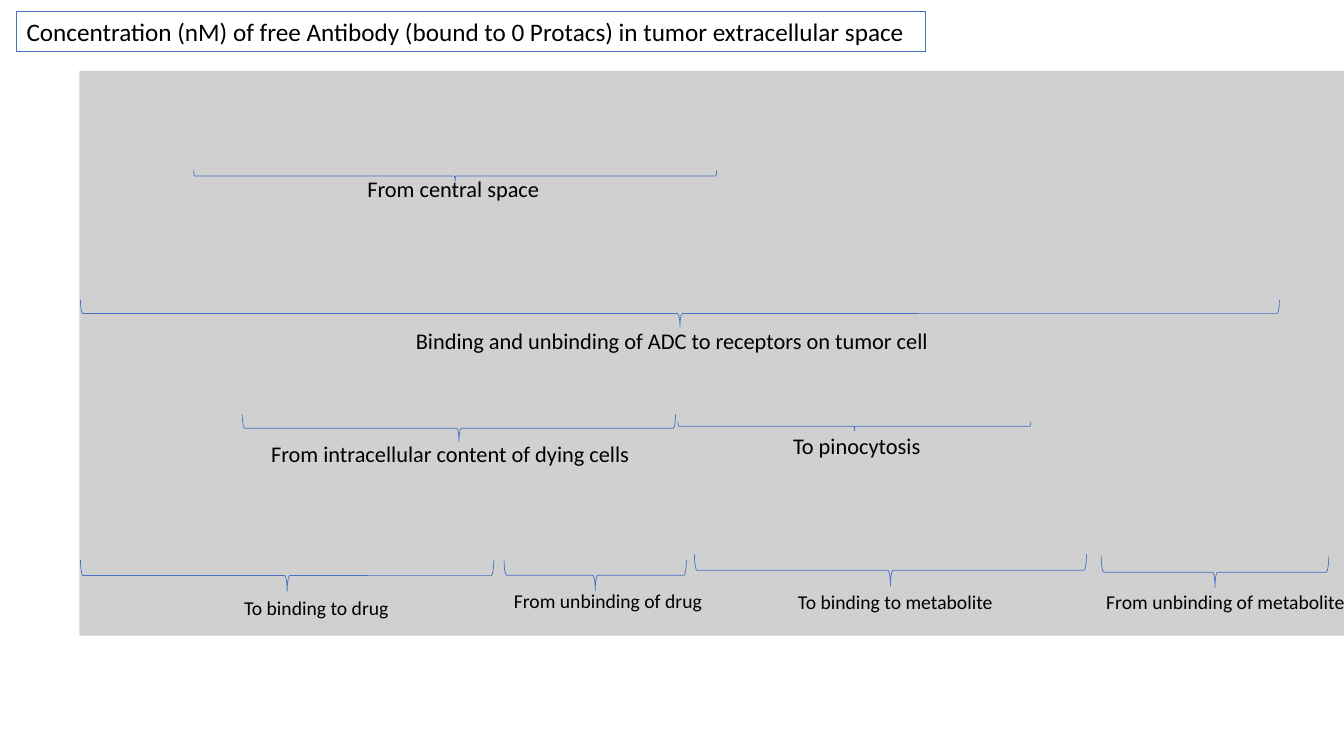
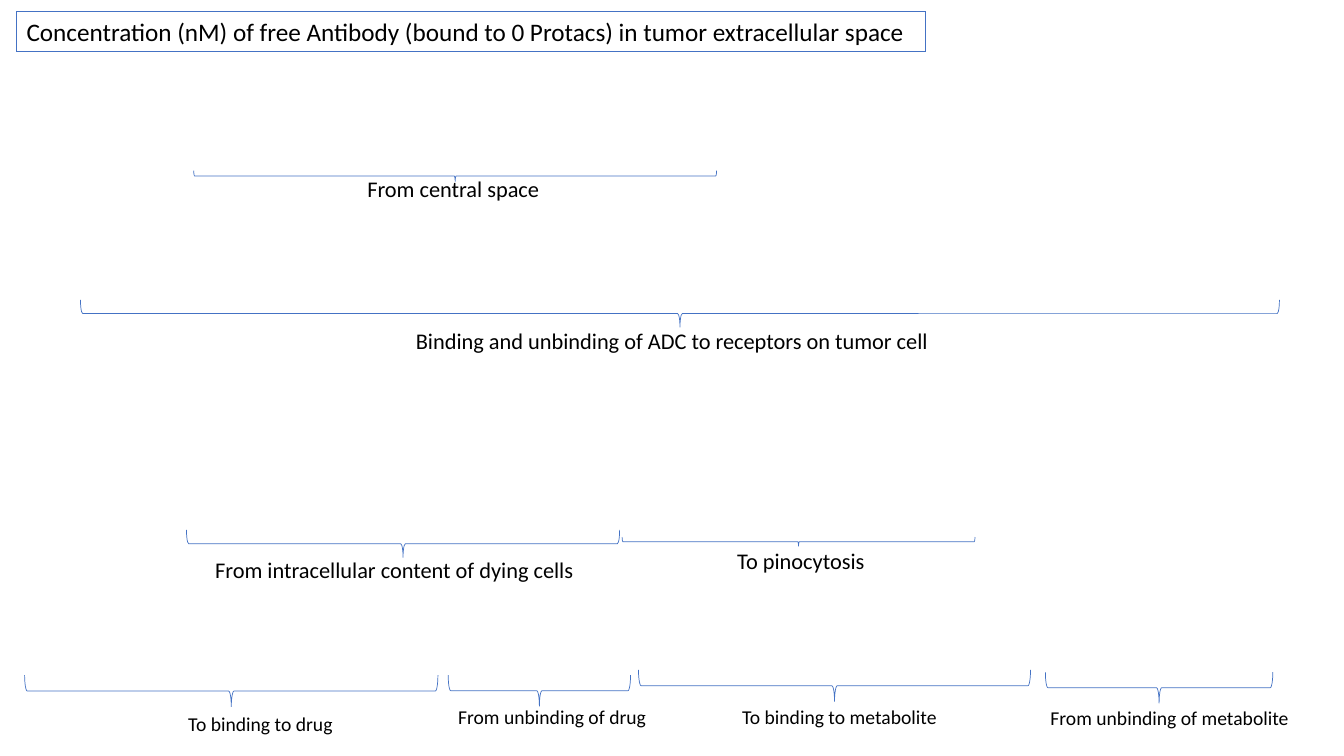
Before and after one commit to judith-stein/hc-protac-shuttle-rshiny-in-vivo, a slide deck: slide 46 of www/logistic_pk_pd_equations_explained.pptx (slide 25 before the commit). Drawn at 1344x756 pixels with LibreOffice and Linux fonts; fonts in the diff are those of the drawing; grey boxes stand for pictures; background and template pictures are left out. Boxes give left, top, right and bottom in pixels: in the first picture for what was removed or moved away, otherwise in the second. Text is boxed around its words. In the diff, an @@ line names an element or a change of style, - is before the commit and + after.

```diff
--- a/www/logistic_pk_pd_equations_explained.pptx
+++ b/www/logistic_pk_pd_equations_explained.pptx
@@ picture removed at box(80, 71, 1344, 635) @@
@@ 6 texts, 6 right braces: place and size @@
-6 texts, 6 right braces at box(80, 415, 1344, 619)
+6 texts, 6 right braces at box(25, 531, 1289, 735)
```
Also in this commit, not shown: 20 other slides changed, 35 slides added, 7 other files.
